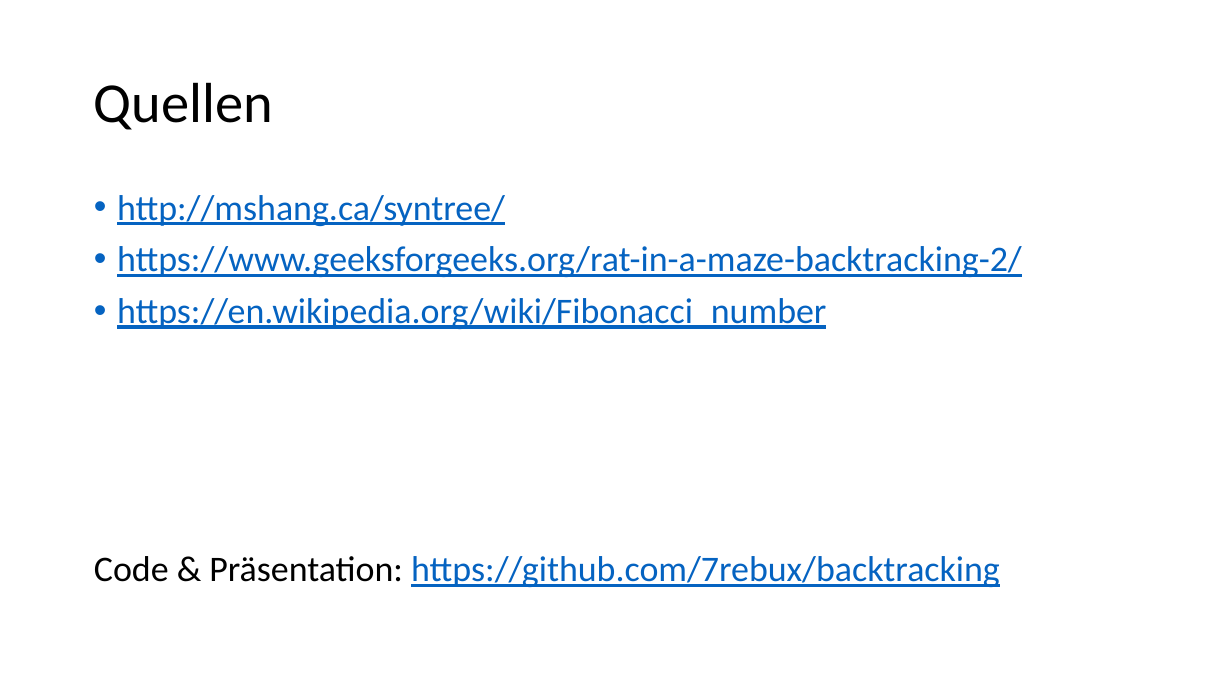
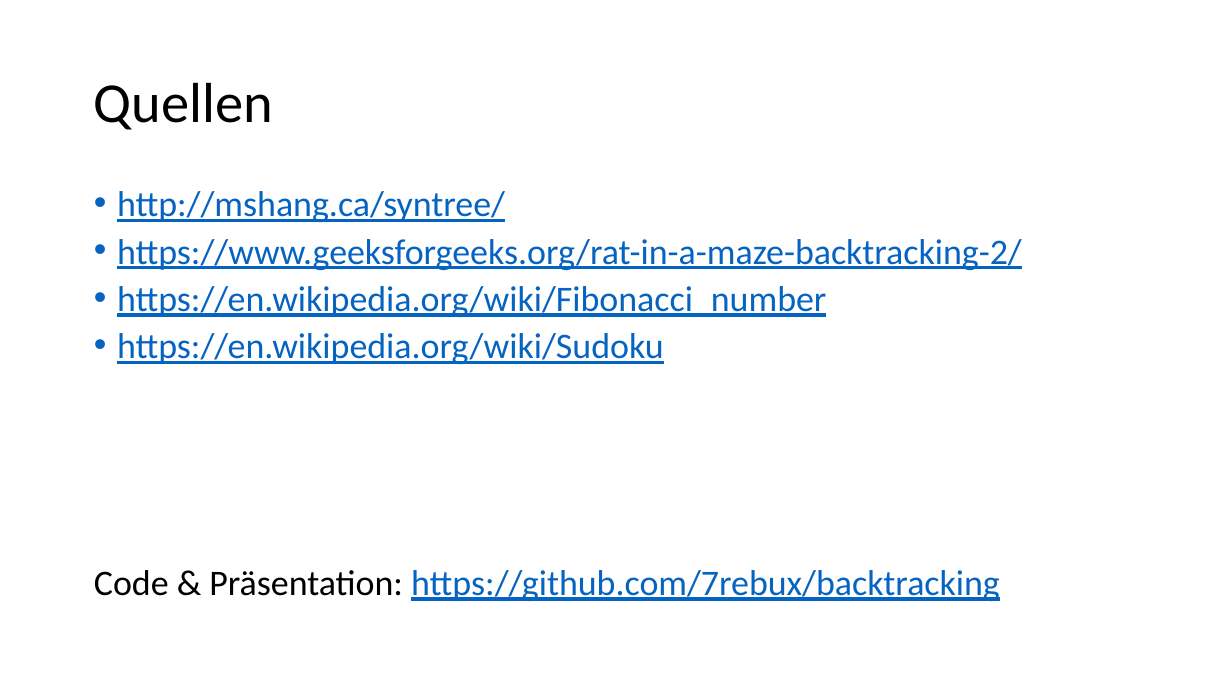
Before and after one commit to 7rebux/backtracking, a slide deck: slide 29 of _presentation/main.pptx (slide 28 before the commit). Drawn at 1232x693 pixels with LibreOffice and Linux fonts; fonts in the diff are those of the drawing. Boxes give left, top, right and bottom in pixels: in the first picture for what was removed or moved away, otherwise in the second. Text is boxed around its words. In the diff, an @@ line names an element or a change of style, - is before the commit and + after.

```diff
--- a/_presentation/main.pptx
+++ b/_presentation/main.pptx
@@ text at bbox=[94, 191, 1022, 601]: line spacing 0.9 to 0.8 @@
@@ text at bbox=[117, 333, 664, 364]: paragraph added @@
+• https://en.wikipedia.org/wiki/Sudoku
```
Also in this commit, not shown: 2 other slides changed, 1 slide added, 1 other file.
